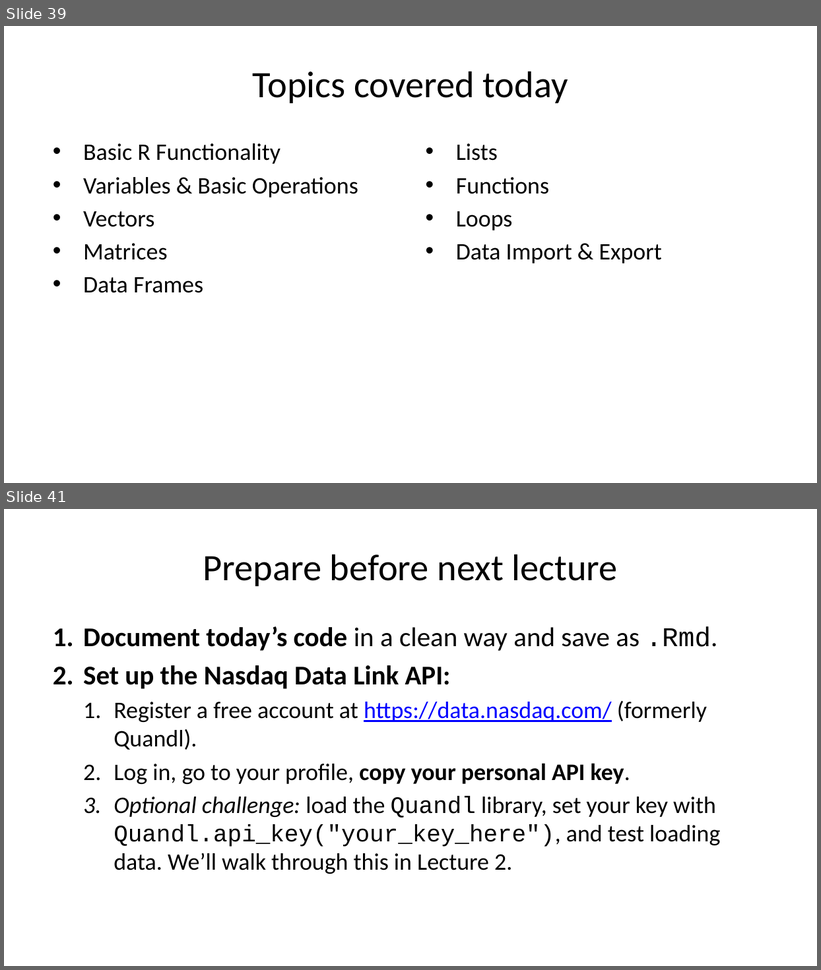
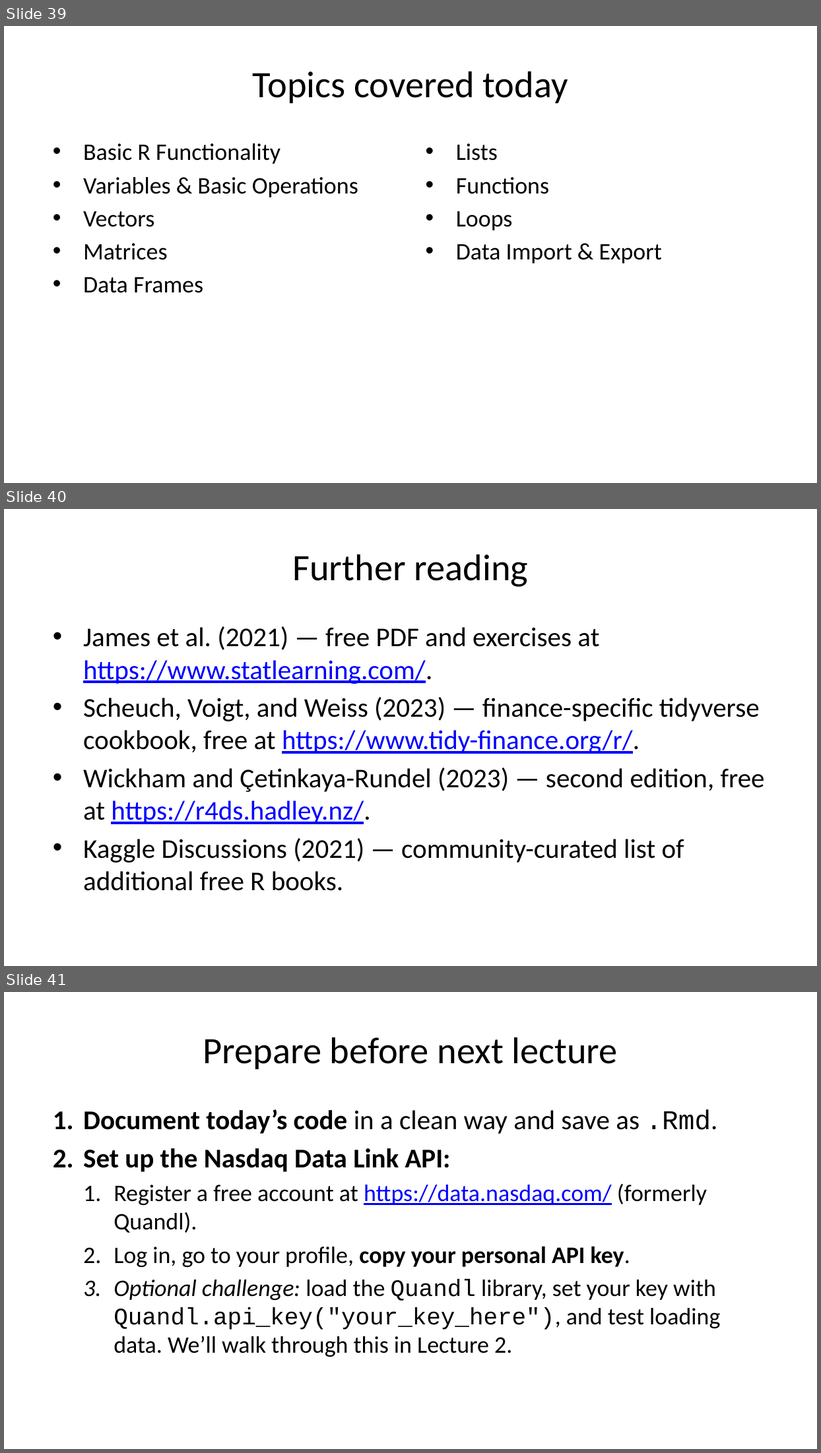
Before and after one commit to papa-puma/smaf, a slide deck: courses/research-in-finance/lectures/lecture-01-basics/slides.pptx. Shown one above the other, each under a label of ours: slides 39 and 41 before the commit, slides 39, 40 and 41 after it; the slides between them are not shown. The pictures are 821x970 and 821x1453 pixels, drawn with LibreOffice and Linux fonts; fonts in the diff are those of the drawing. Boxes give left, top, right and bottom in pixels: in the first picture for what was removed or moved away, otherwise in the second. Text is boxed around its words. In the diff, an @@ line names an element or a change of style, - is before the commit and + after.

```diff
--- a/courses/research-in-finance/lectures/lecture-01-basics/slides.pptx
+++ b/courses/research-in-finance/lectures/lecture-01-basics/slides.pptx
@@ slide 40 added at [4,509,817,966], background #FFFFFF @@
@@ title added at [292,554,528,587], 33 pt, text #000000 @@
+Further reading
@@ text added at [83,626,765,891], 24 pt, text #000000 @@
+• James et al. (2021) — free PDF and exercises at https://www.statlearning.com/.
+• Scheuch, Voigt, and Weiss (2023) — finance-specific tidyverse cookbook, free at https://www.tidy-finance.org/r/.
+• Wickham and Çetinkaya-Rundel (2023) — second edition, free at https://r4ds.hadley.nz/.
+• Kaggle Discussions (2021) — community-curated list of additional free R books.
```
Also in this commit, not shown: 1 slide changed, 27 other files.
